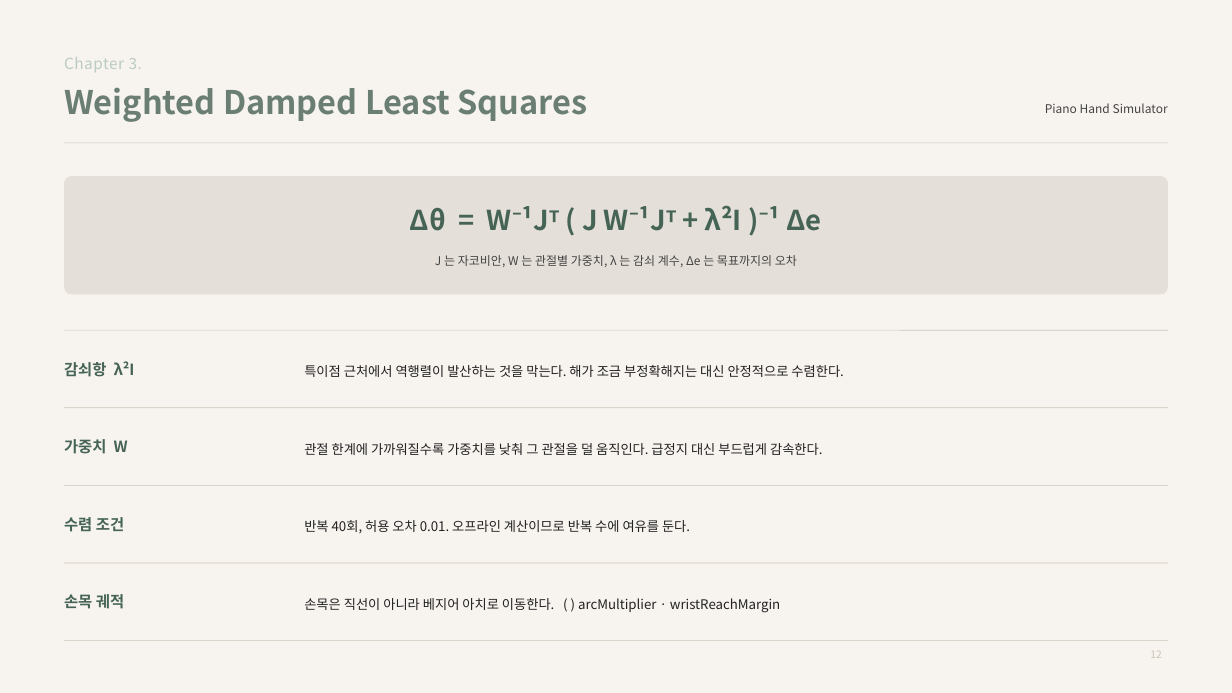
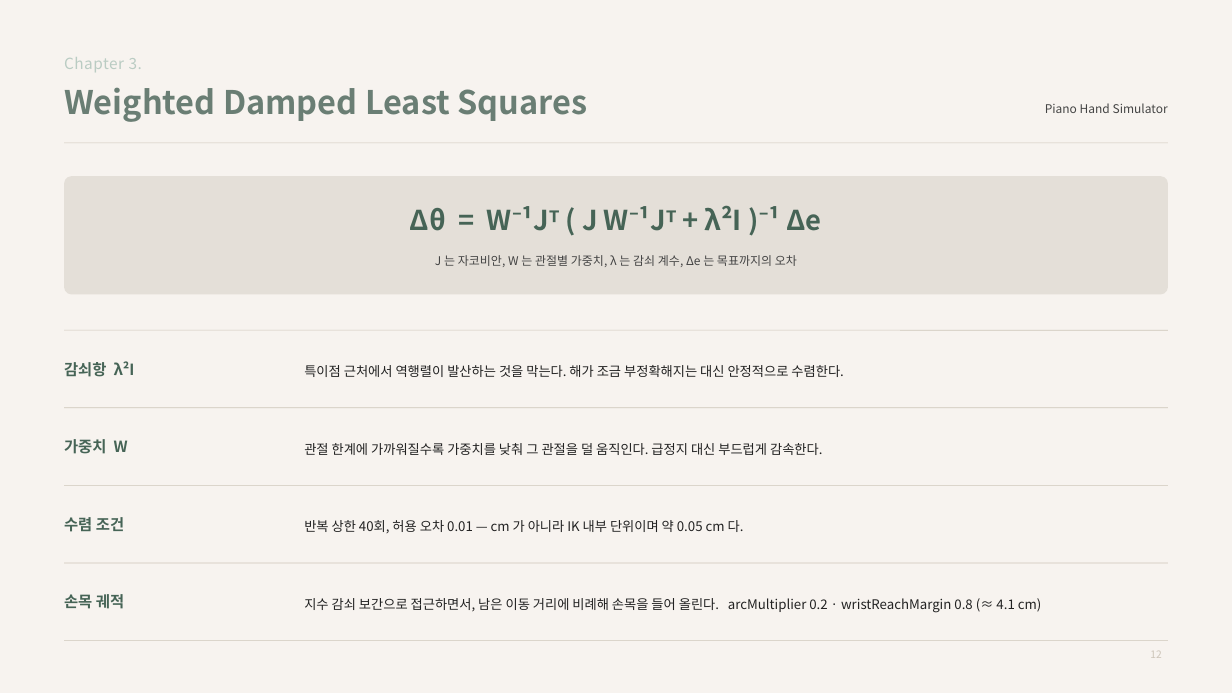
Before and after one commit to KonkukCSECapstoneTeam2-26-1/PianoHandSimulator, a slide deck: slide 12 of 03_Reports/2학기 2차 중간보고/최종 제출물/2학기_2차_중간발표.pptx. Drawn at 1232x693 pixels with LibreOffice and Linux fonts; fonts in the diff are those of the drawing. Boxes give left, top, right and bottom in pixels: in the first picture for what was removed or moved away, otherwise in the second. Text is boxed around its words. In the diff, an @@ line names an element or a change of style, - is before the commit and + after.

```diff
--- a/03_Reports/2학기 2차 중간보고/최종 제출물/2학기_2차_중간발표.pptx
+++ b/03_Reports/2학기 2차 중간보고/최종 제출물/2학기_2차_중간발표.pptx
@@ text at [304, 520, 744, 533]: text changed @@
-반복 40회, 허용 오차 0.01. 오프라인 계산이므로 반복 수에 여유를 둔다.
+반복 상한 40회, 허용 오차 0.01 — cm 가 아니라 IK 내부 단위이며 약 0.05 cm 다.
@@ text at [304, 598, 1042, 613]: text changed @@
-손목은 직선이 아니라 베지어 아치로 이동한다. ( ) arcMultiplier · wristReachMargin
+지수 감쇠 보간으로 접근하면서, 남은 이동 거리에 비례해 손목을 들어 올린다. arcMultiplier 0.2 · wristReachMargin 0.8 (≈ 4.1 cm)
```
Also in this commit, not shown: 5 other slides changed, 3 other files.
